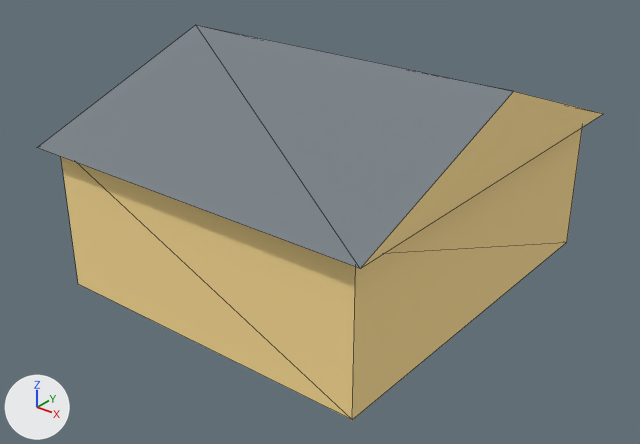
An edit to the glTF model airport-h28/PackageSources/modelLib/h28_port_cbsa_shed3/h28_port_cbsa_shed3.gltf, drawn before and after from the same camera.
The view is the same before and after, from a 50 mm camera at (10.24, -13.26, 9.07) aimed at (0.1, -0.58, 1.21). Every picture has the same lights, and +X, +Y and +Z are marked at lower left. The first picture is the older version. Mesh edges are drawn as thin lines. Vertices at exactly the same position are counted once.

Names of what the first picture shows: 'h28_port_cbsa_shed3'.
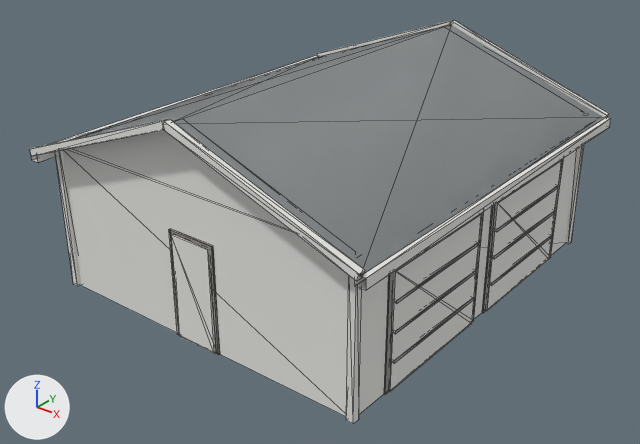
Boxes (x1, y1, x2, y2) around the edits, measured in the pictures (640 x 444 px):
'h28_port_cbsa_shed3', reshaped: before (37, 25, 603, 420); after (29, 20, 611, 424)
part 1 of me_h28_port_cbsa_shed3, rebuilt: before (37, 25, 603, 268); after (70, 24, 606, 276)
part 2 of me_h28_port_cbsa_shed3, added: after (29, 20, 611, 424)
part 3 of me_h28_port_cbsa_shed3, surface changed (yellow to grey): before (61, 128, 582, 420); after (62, 149, 578, 417)

The change in detail:
Material 'h28_glow' (mat_h28_glow) is new.
Uses the picture img_h28_port_palette_png.
me_h28_port_cbsa_shed3 is used by ob_h28_port_cbsa_shed3; location (0.0, 0.0, 0.0).
me_h28_port_cbsa_shed3 had 14 vertices, 14 faces and spanned x -3.8..3.8, y -4.3..4.3, z 0.0..4.54.
me_h28_port_cbsa_shed3 now has 220 vertices, 260 faces and spans x -3.95..3.95, y -4.42..4.42, z 0.0..4.39.
me_h28_port_cbsa_shed3 part 1: the loose piece of 6 vertices spanning x -3.8..3.8, y -4.3..4.3, z 3.0..4.54 is rebuilt with 6 vertices and now spans x -3.85..3.85, y -4.35..4.35, z 2.92..4.32.
Part 2, on me_h28_port_cbsa_shed3:
126 vertices are added at x -3.95..3.87, y -4.42..4.35, z 0.0..4.39.
32 new vertices lie (0.0, 0.14, 0.0) away from vertices in x -3.87..3.87, y -4.42..4.28, z 0.0..4.39.
24 new vertices lie (0.07, 0.0, 0.0) away from vertices in x 3.5, y -2.95..2.95, z 0.55..1.75.
8 new vertices lie (0.2, 0.0, 0.0) away from vertices in x -3.95..3.75, y -4.35..4.35, z 2.72..2.92.
8 new vertices lie (0.05, 0.0, 0.0) away from vertices in x 3.5, y -3.0..3.0, z 0.0..2.3.
8 new vertices lie (0.0, 0.05, 0.0) away from vertices in x -0.5..0.5, y -4.05..4.0, z 0.0..2.1.
242 new faces join them, mat_h28_flat (picture img_h28_port_palette_png).
2 new faces join them, mat_h28_glow.
me_h28_port_cbsa_shed3 part 3: 8 kept faces spanning x -3.5..3.5, y -4.0..4.0, z 0.0..3.0 get new texture (UV) coordinates.
me_h28_port_cbsa_shed3 gains material mat_h28_glow.
